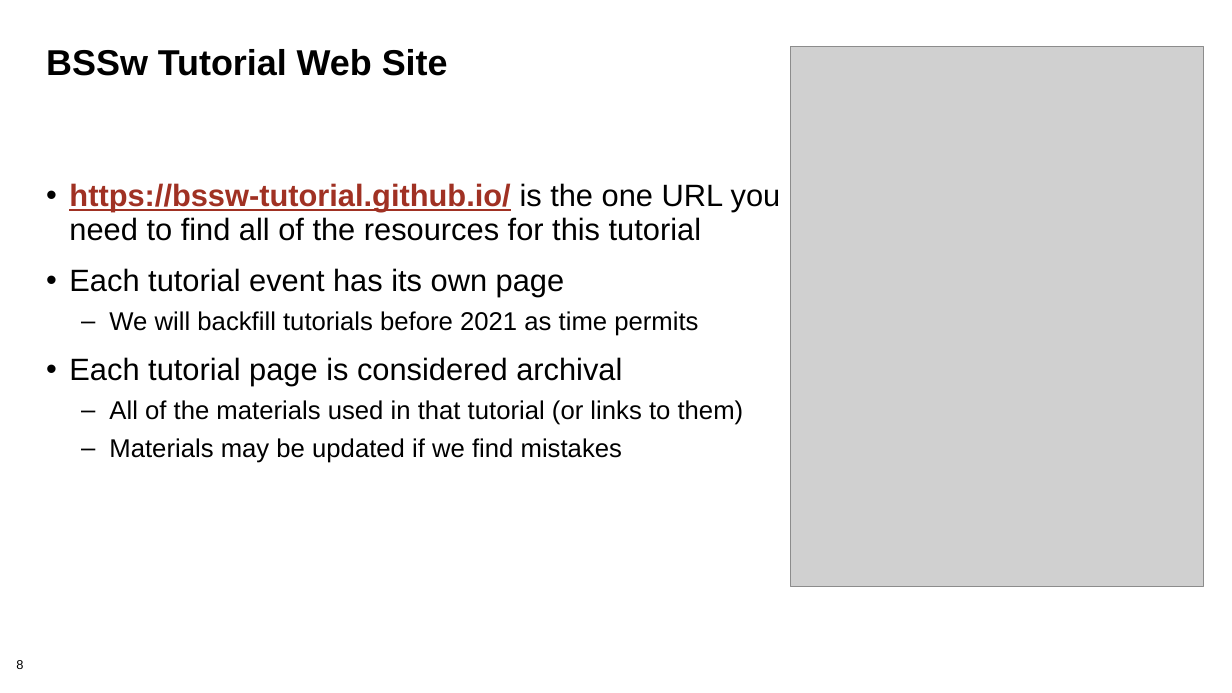
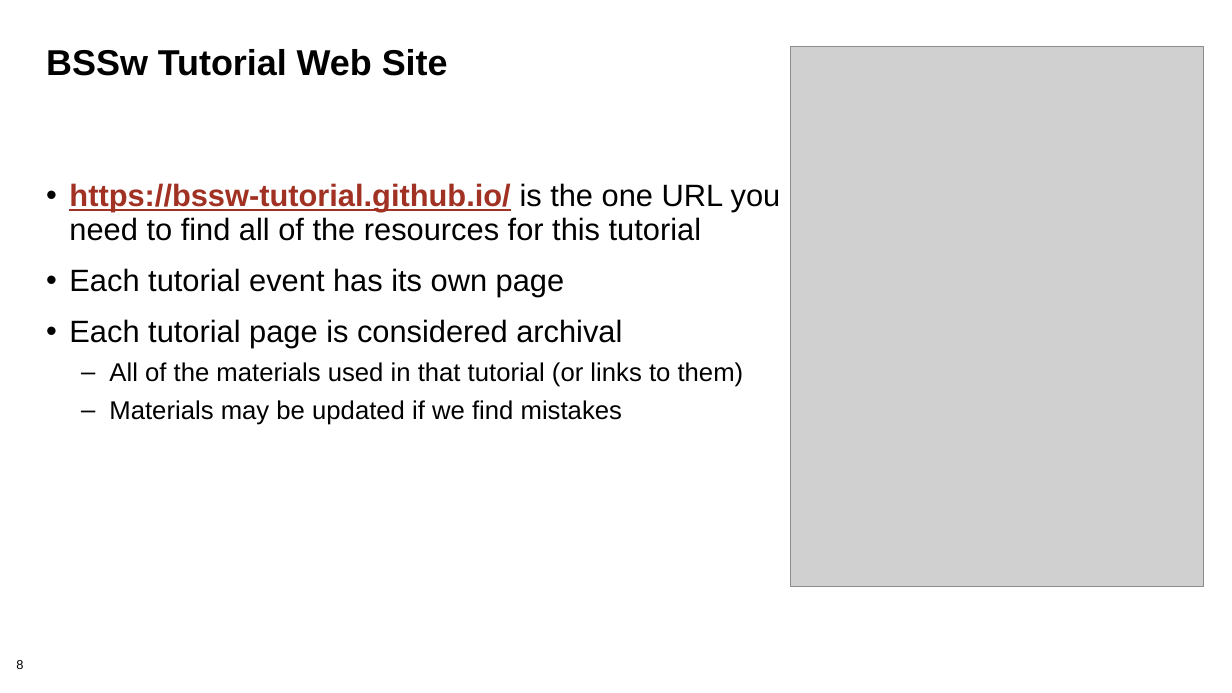
Before and after one commit to bssw-tutorial/presentations, a slide deck: slide 8 of intro.pptx. Drawn at 1232x693 pixels with LibreOffice and Linux fonts; fonts in the diff are those of the drawing; grey boxes stand for pictures; background and template pictures are left out. Boxes give left, top, right and bottom in pixels: in the first picture for what was removed or moved away, otherwise in the second. Text is boxed around its words. In the diff, an @@ line names an element or a change of style, - is before the commit and + after.

Commit message:
Up[date intro for ECP tutorial

```diff
--- a/intro.pptx
+++ b/intro.pptx
@@ text at [109, 311, 698, 336]: paragraph removed @@
-  – We will backfill tutorials before 2021 as time permits
```
Also in this commit, not shown: 4 other slides changed, 1 slide removed.
